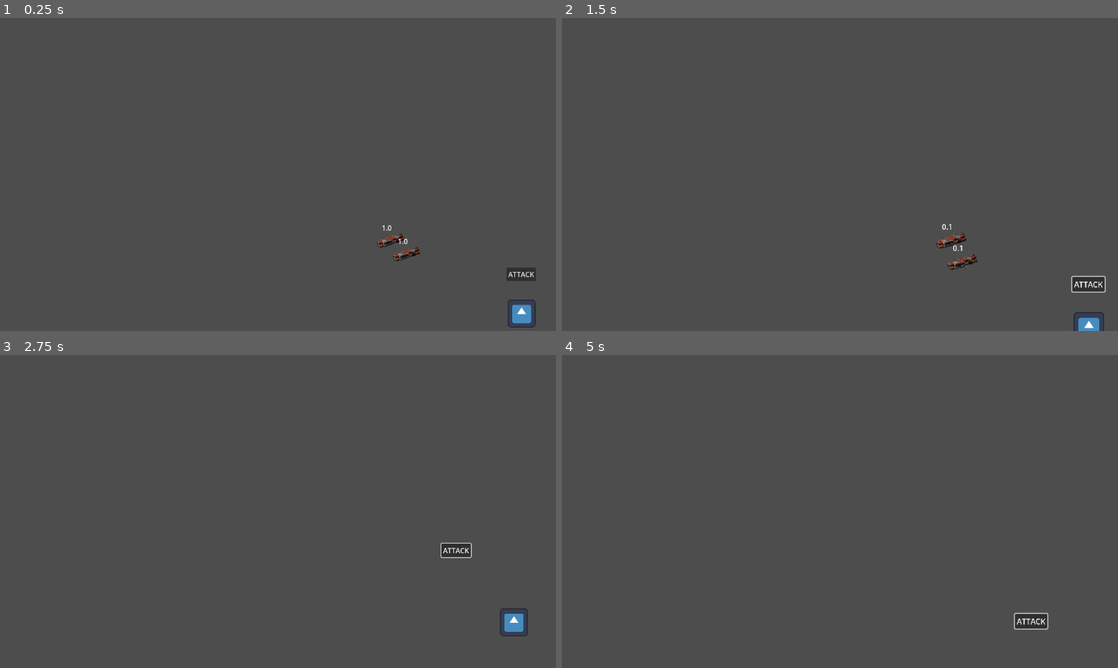
Above: before the commit, frames 1-4 (two rows, left to right).
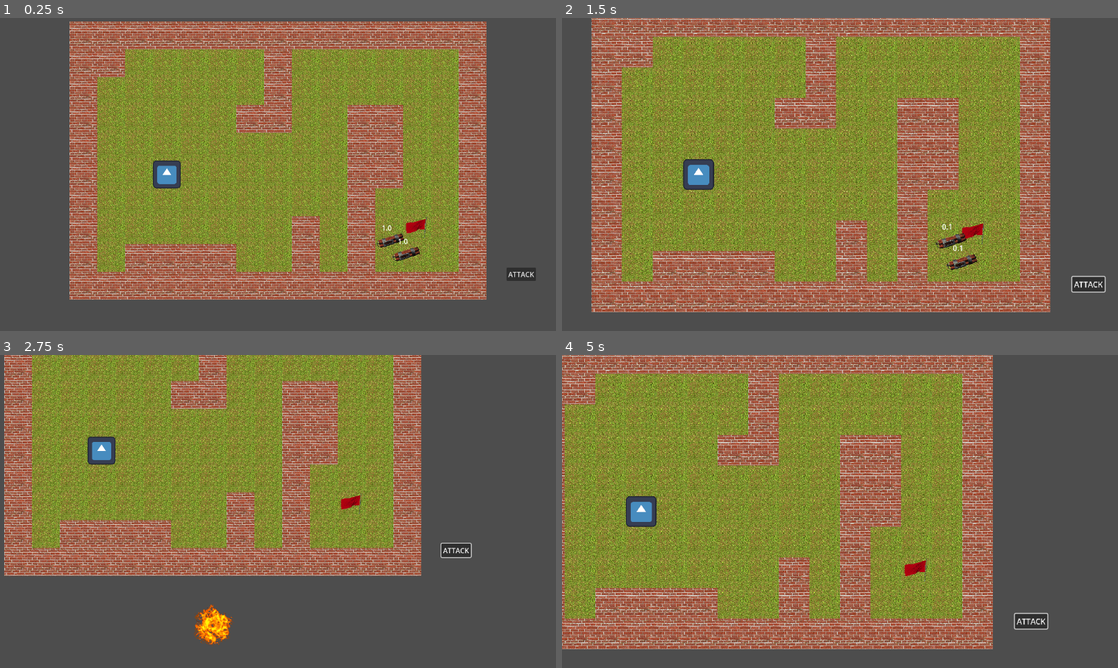
Above: after the commit, the same moments.

Repository: MaxWesterlund/Combombo
Game: Godot game, scene res://Scenes/main.tscn
Two runs of this game, one before a commit and one after it. Both use one fixed random seed, a clock stepped at 60 frames per second and the inputs below. The engine's default icon, where the game draws it, is replaced by a stand-in: a white triangle on a blue panel in a dark square.
Inputs (mouse positions are in pixels of both pictures, inside the frame that each line leads up to):
- Up to frame 1 (0.25 s): no input
- Up to frame 2 (1.5 s): click "ATTACK" at 0.5 s; tap Enter at 1.25 s; move the mouse to (951, 240) at 1.27 s; hold D (move_right) from 1.28 s (still down); tap Mouse wheel up (zoom_in) at 1.35 s; click (951, 240) at 1.42 s
- Up to frame 3 (2.75 s): move the mouse to (350, 599) at 2.02 s; release D (move_right) at 2.03 s; hold S (move_down) from 2.03 s (still down); tap Mouse wheel down (zoom_out) at 2.1 s; click (350, 599) at 2.17 s
- Up to frame 4 (5 s): move the mouse to (895, 442) at 2.77 s; release S (move_down) at 2.78 s; hold D (move_right) 2.78-3.53 s; tap Mouse wheel up (zoom_in) at 2.85, 4.35 s; move the mouse to (812, 574) at 3.52 s; hold W (move_up) 3.53-4.28 s; tap Mouse wheel down (zoom_out) at 3.6 s; click (812, 574) at 3.67 s; move the mouse to (1006, 558) at 4.27 s; hold A (move_left) from 4.28 s (still down)

The runs differ from the first frame. In frame 1, 67% of the frame differs, in the area x 12-97%, y 1-99%; in frame 2, 77%, in the area x 5-98%, y 0-100%; in frame 3, 54%; in frame 4, 73%.
Error before the commit: Parse Error: Preload file "res://Scenes/Map/Wall.tscn" does not exist. (res://Scenes/map_generator.gd:5)

Commit message:
pulk

Diff:
--- a/Scenes/map_generator.gd
+++ b/Scenes/map_generator.gd
@@ -2,10 +2,10 @@
 
 @export var image_path = ""
 
-var wall = preload("res://Scenes/Map/Wall.tscn")
-var ground = preload("res://Scenes/Map/Floor.tscn")
-var spawn = preload("res://Scenes/Map/Spawn.tscn")
-var goal = preload("res://Scenes/Map/Goal.tscn")
+var wall = preload("res://Scenes/Tiles/Wall.tscn")
+var ground = preload("res://Scenes/Tiles/Floor.tscn")
+var spawn = preload("res://Scenes/Tiles/Spawn.tscn")
+var goal = preload("res://Scenes/Tiles/Goal.tscn")
 
 var bomb = preload("res://Scenes/Bombo.tscn")
 
